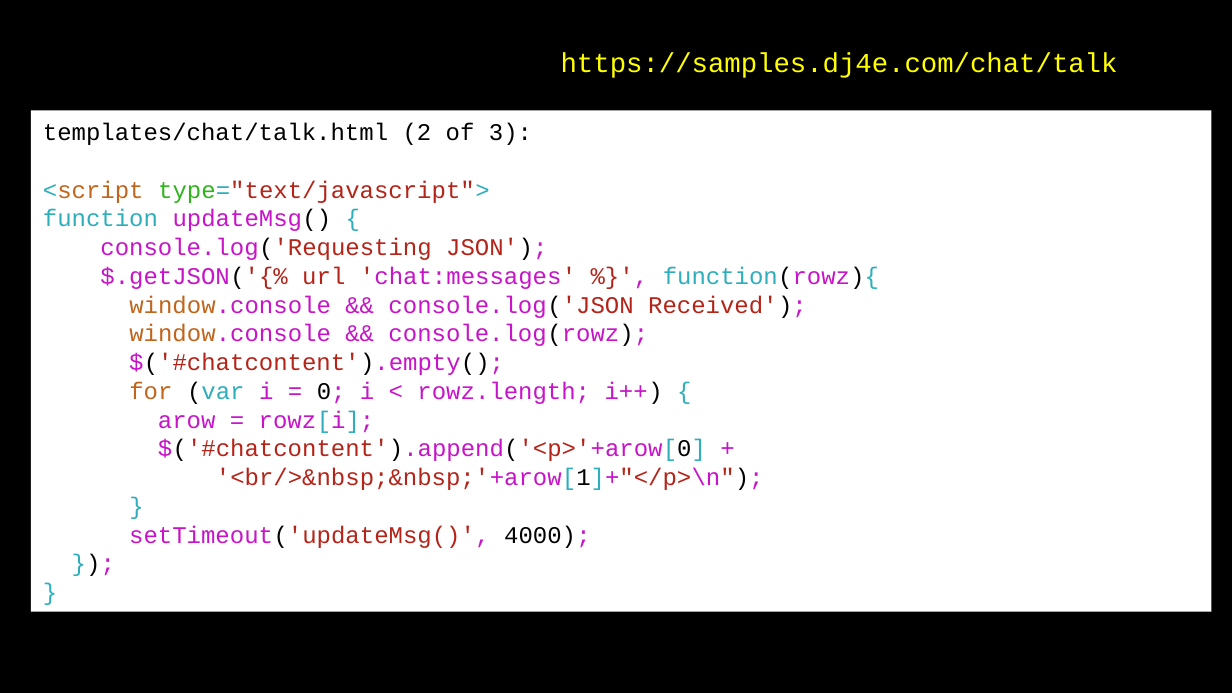
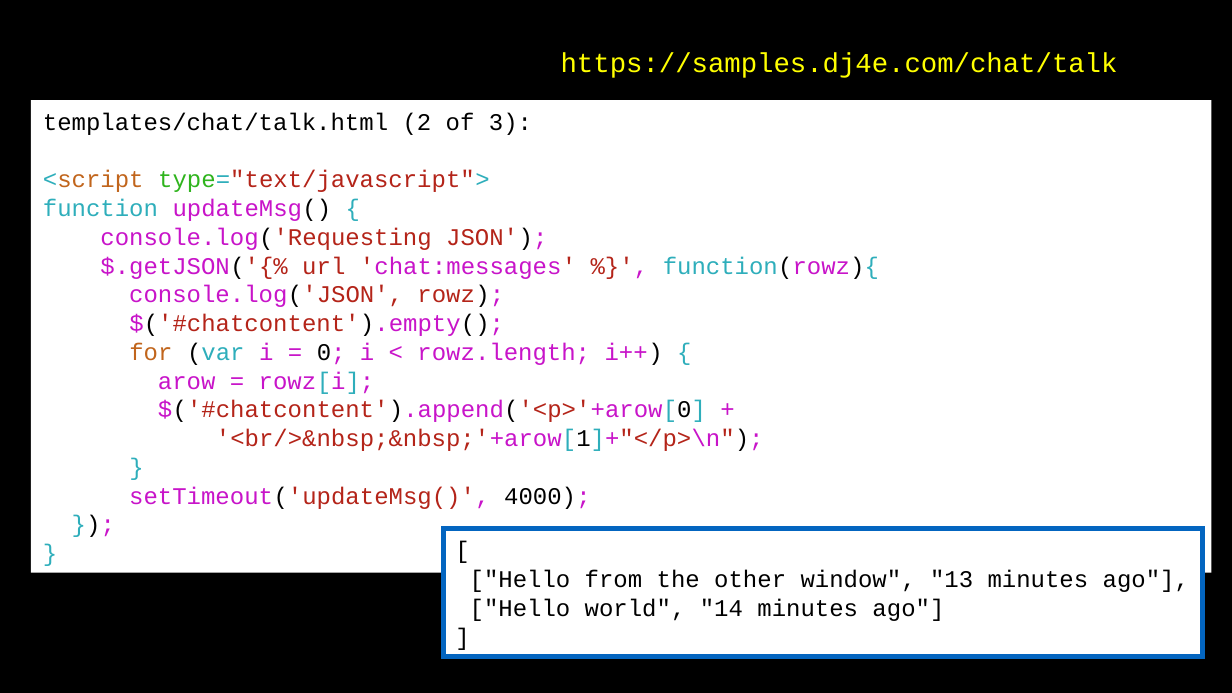
Before and after one commit to csev/dj4e, a slide deck: slide 19 of lectures/JS-04-JSON.ppt. Drawn at 1232x693 pixels with LibreOffice and Linux fonts; fonts in the diff are those of the drawing. Boxes give left, top, right and bottom in pixels: in the first picture for what was removed or moved away, otherwise in the second. Text is boxed around its words. In the diff, an @@ line names an element or a change of style, - is before the commit and + after.

```diff
--- a/lectures/JS-04-JSON.ppt
+++ b/lectures/JS-04-JSON.ppt
@@ rectangle "templates/chat/talk.html (2 of 3):": place and size @@
-rectangle "templates/chat/talk.html (2 of 3):" at [31,111,1211,612]
+rectangle "templates/chat/talk.html (2 of 3):" at [31,100,1211,573]
@@ text in rectangle at [129,285,504,307]: text changed @@
-window.console && console.log('JSON Received');
-window.console && console.log(rowz);
+console.log('JSON', rowz);
@@ rectangle added at [444,529,1202,657], fill #FFFFFF, outline #0365C0 3 pt, 14 pt, text #000000 @@
+[
+["Hello from the other window", "13 minutes ago"],
+["Hello world", "14 minutes ago"]
+]
```
Also in this commit, not shown: 1 other slide changed, 1 other file.
